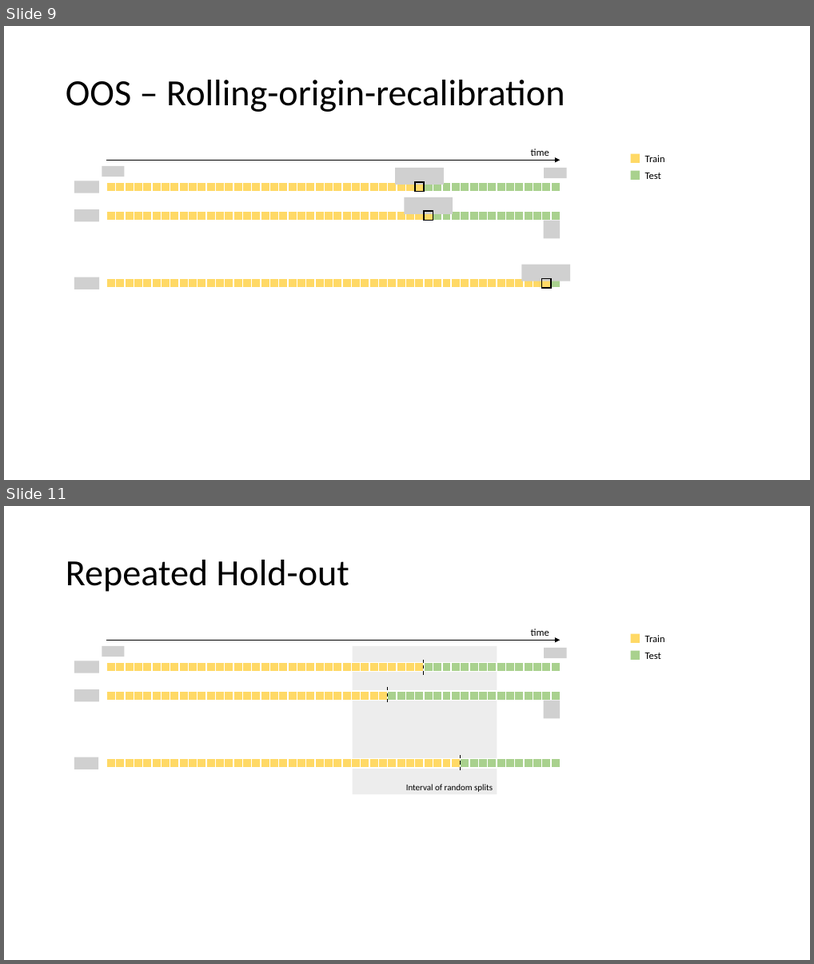
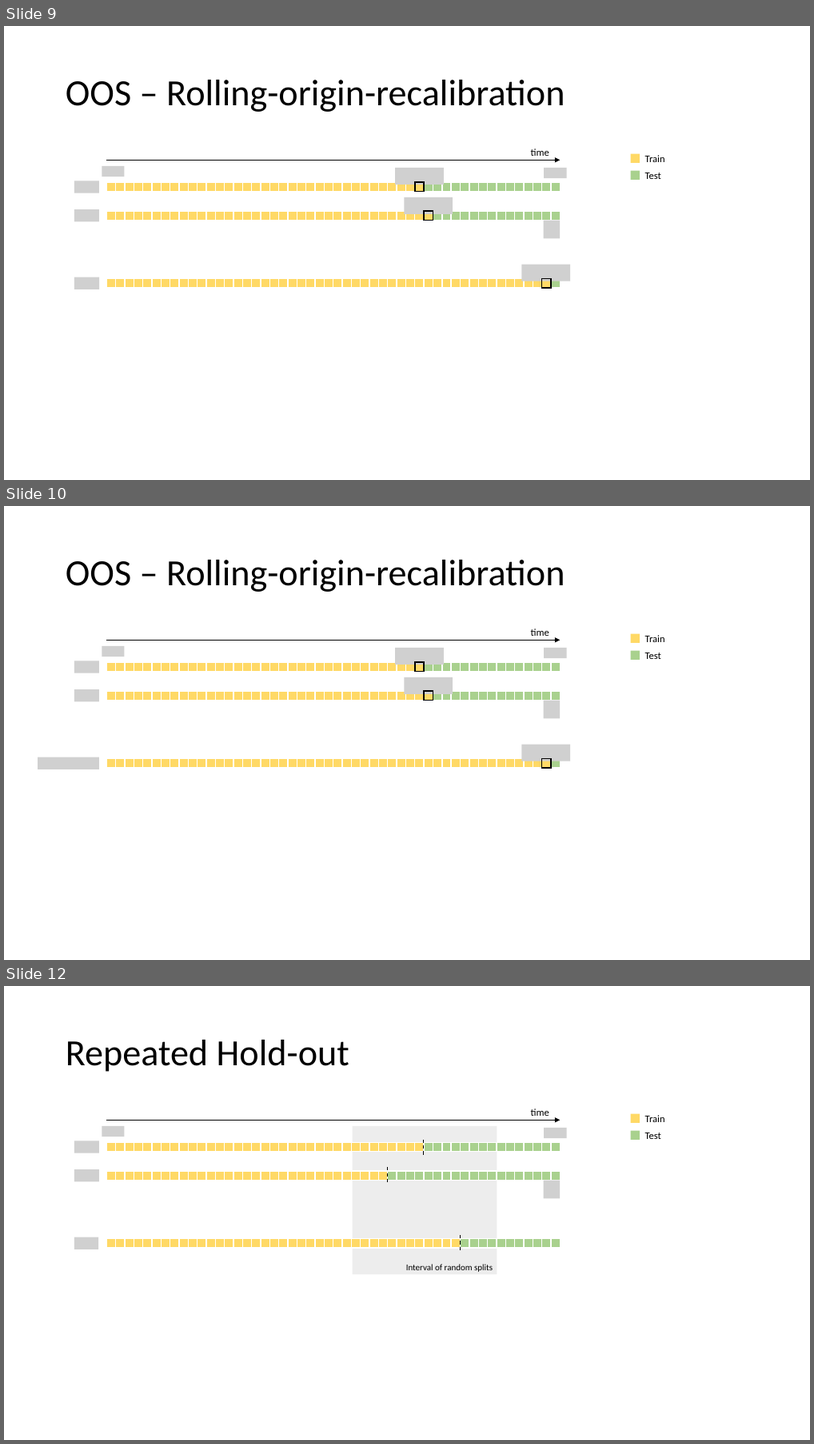
Before and after one commit to MiguelLoureiro98/timecave, a slide deck: papers/.ppt/TimeSeriesCV_15032024.pptx. Shown one above the other, each under a label of ours: slides 9 and 11 before the commit, slides 9, 10 and 12 after it; the slides between them are not shown. The pictures are 814x964 and 814x1444 pixels, drawn with LibreOffice and Linux fonts; fonts in the diff are those of the drawing; grey boxes stand for pictures; background and template pictures are left out. Boxes give left, top, right and bottom in pixels: in the first picture for what was removed or moved away, otherwise in the second. Text is boxed around its words. In the diff, an @@ line names an element or a change of style, - is before the commit and + after.

```diff
--- a/papers/.ppt/TimeSeriesCV_15032024.pptx
+++ b/papers/.ppt/TimeSeriesCV_15032024.pptx
@@ slide 10 added at (4, 506, 810, 960), background #FFFFFF @@
@@ title added at (66, 560, 565, 592), 44 pt, text #000000 @@
+OOS – Rolling-origin-recalibration
@@ picture added at (102, 646, 124, 656) @@
@@ arrow added from (107, 640) to (561, 640), #000000 1.5 pt @@
@@ picture added at (395, 648, 444, 664) @@
@@ text added at (531, 628, 550, 636), 12 pt, text #000000 @@
+time
@@ picture added at (544, 648, 567, 659) @@
@@ rectangle added at (631, 634, 641, 643), fill #FFD966 @@
@@ text added at (646, 635, 666, 642), 12 pt, text #000000 @@
+Train
@@ picture added at (74, 661, 99, 673) @@
@@ table added at (107, 662, 561, 671), 1 rows, 50 columns @@
+ |  |  |  |  |  |  |  |  |  |  |  |  |  |  |  |  |  |  |  |  |  |  |  |  |  |  |  |  |  |  |  |  |  |  |  |  |  |  |  |  |  |  |  |  |  |  |  |  | 
@@ rectangle added at (415, 662, 425, 671), outline #000000 1.5 pt @@
@@ rectangle added at (631, 651, 641, 660), fill #A9D18E @@
@@ text added at (646, 652, 662, 659), 12 pt, text #000000 @@
+Test
@@ picture added at (74, 689, 99, 701) @@
@@ table added at (107, 691, 561, 700), 1 rows, 50 columns @@
+ |  |  |  |  |  |  |  |  |  |  |  |  |  |  |  |  |  |  |  |  |  |  |  |  |  |  |  |  |  |  |  |  |  |  |  |  |  |  |  |  |  |  |  |  |  |  |  |  | 
@@ picture added at (405, 677, 453, 694) @@
@@ rectangle added at (424, 691, 433, 700), outline #000000 1.5 pt @@
@@ picture added at (544, 700, 560, 718) @@
@@ picture added at (522, 744, 570, 761) @@
@@ picture added at (38, 757, 99, 769) @@
@@ table added at (107, 759, 561, 768), 1 rows, 50 columns @@
+ |  |  |  |  |  |  |  |  |  |  |  |  |  |  |  |  |  |  |  |  |  |  |  |  |  |  |  |  |  |  |  |  |  |  |  |  |  |  |  |  |  |  |  |  |  |  |  |  | 
@@ rectangle added at (542, 759, 551, 768), outline #000000 1.5 pt @@
@@ what was slide 11 is now slide 12 @@
```
Also in this commit, not shown: 1 slide changed, 2 other files.
